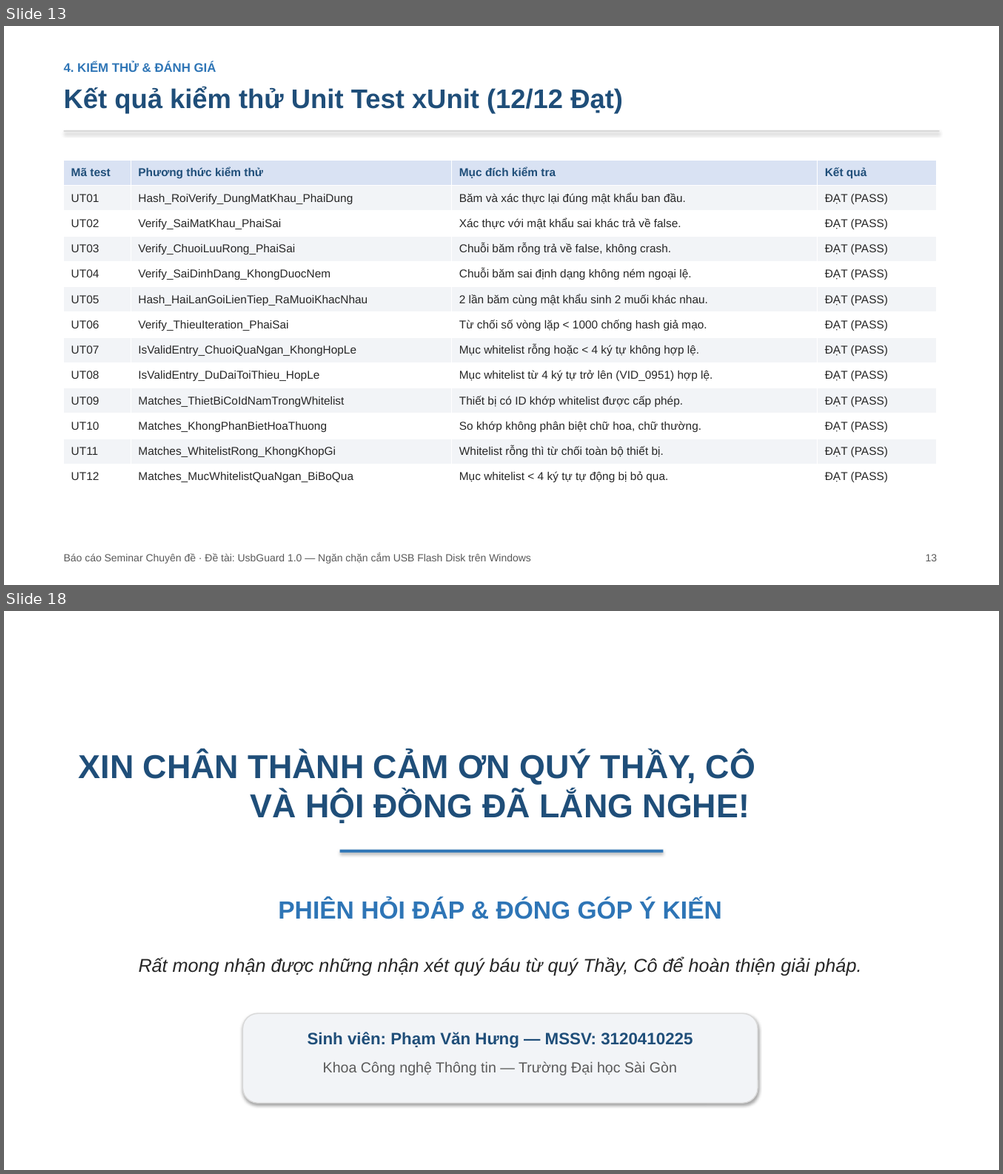
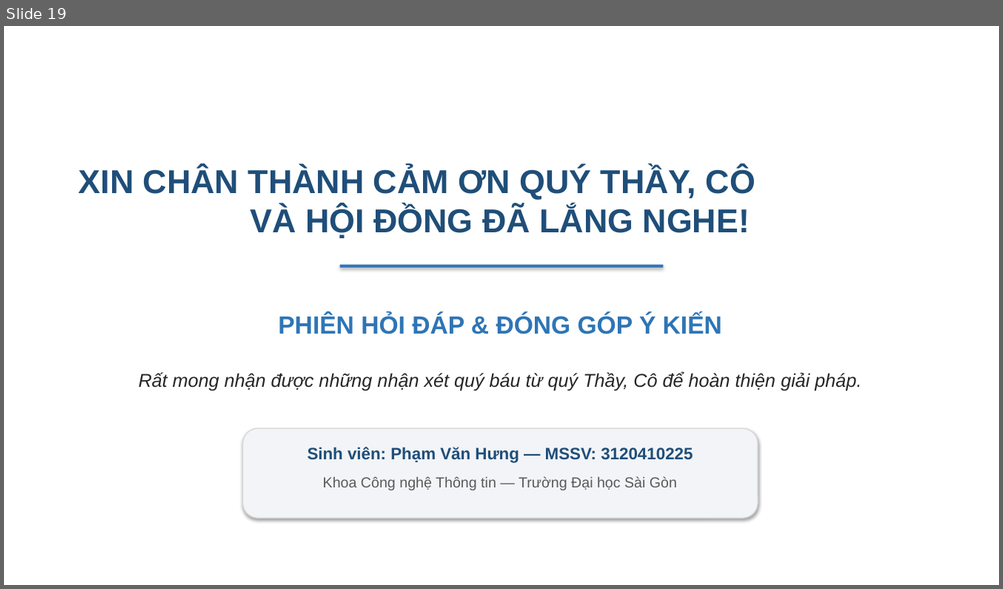
Before and after one commit to hungphamwp/usbguard, a slide deck: slide/SLIDE-UsbGuard.pptx. Shown one above the other, each under a label of ours: slides 13 and 18 before the commit, slide 19 after it; the slides between them are not shown. The pictures are 1003x1174 and 1003x589 pixels, drawn with LibreOffice and Linux fonts; fonts in the diff are those of the drawing. Boxes give left, top, right and bottom in pixels: in the first picture for what was removed or moved away, otherwise in the second. Text is boxed around its words. In the diff, an @@ line names an element or a change of style, - is before the commit and + after.

```diff
--- a/slide/SLIDE-UsbGuard.pptx
+++ b/slide/SLIDE-UsbGuard.pptx
@@ slide 13 removed at [4, 26, 999, 585], background #FFFFFF @@
@@ text removed at [64, 62, 216, 72] @@
-4. KIỂM THỬ & ĐÁNH GIÁ
@@ text removed at [64, 87, 623, 114] @@
-Kết quả kiểm thử Unit Test xUnit (12/12 Đạt)
@@ rectangle removed at [64, 130, 939, 132] @@
@@ table removed at [64, 160, 936, 490], 13 rows, 4 columns @@
-Mã test | Phương thức kiểm thử | Mục đích kiểm tra | Kết quả
-UT01 | Hash_RoiVerify_DungMatKhau_PhaiDung | Băm và xác thực lại đúng mật khẩu ban đầu. | ĐẠT (PASS)
-UT02 | Verify_SaiMatKhau_PhaiSai | Xác thực với mật khẩu sai khác trả về false. | ĐẠT (PASS)
-UT03 | Verify_ChuoiLuuRong_PhaiSai | Chuỗi băm rỗng trả về false, không crash. | ĐẠT (PASS)
-UT04 | Verify_SaiDinhDang_KhongDuocNem | Chuỗi băm sai định dạng không ném ngoại lệ. | ĐẠT (PASS)
-UT05 | Hash_HaiLanGoiLienTiep_RaMuoiKhacNhau | 2 lần băm cùng mật khẩu sinh 2 muối khác nhau. | ĐẠT (PASS)
-UT06 | Verify_ThieuIteration_PhaiSai | Từ chối số vòng lặp < 1000 chống hash giả mạo. | ĐẠT (PASS)
-UT07 | IsValidEntry_ChuoiQuaNgan_KhongHopLe | Mục whitelist rỗng hoặc < 4 ký tự không hợp lệ. | ĐẠT (PASS)
-UT08 | IsValidEntry_DuDaiToiThieu_HopLe | Mục whitelist từ 4 ký tự trở lên (VID_0951) hợp lệ. | ĐẠT (PASS)
-UT09 | Matches_ThietBiCoIdNamTrongWhitelist | Thiết bị có ID khớp whitelist được cấp phép. | ĐẠT (PASS)
-UT10 | Matches_KhongPhanBietHoaThuong | So khớp không phân biệt chữ hoa, chữ thường. | ĐẠT (PASS)
-UT11 | Matches_WhitelistRong_KhongKhopGi | Whitelist rỗng thì từ chối toàn bộ thiết bị. | ĐẠT (PASS)
-UT12 | Matches_MucWhitelistQuaNgan_BiBoQua | Mục whitelist < 4 ký tự tự động bị bỏ qua. | ĐẠT (PASS)
@@ text removed at [64, 554, 531, 564] @@
-Báo cáo Seminar Chuyên đề · Đề tài: UsbGuard 1.0 — Ngăn chặn cắm USB Flash Disk trên Windows
@@ text removed at [925, 554, 937, 562] @@
-13
@@ what was slide 18 is now slide 19 @@
```
Also in this commit, not shown: 14 slides changed, 4 slides added, 2 other slides removed, 17 other files.
